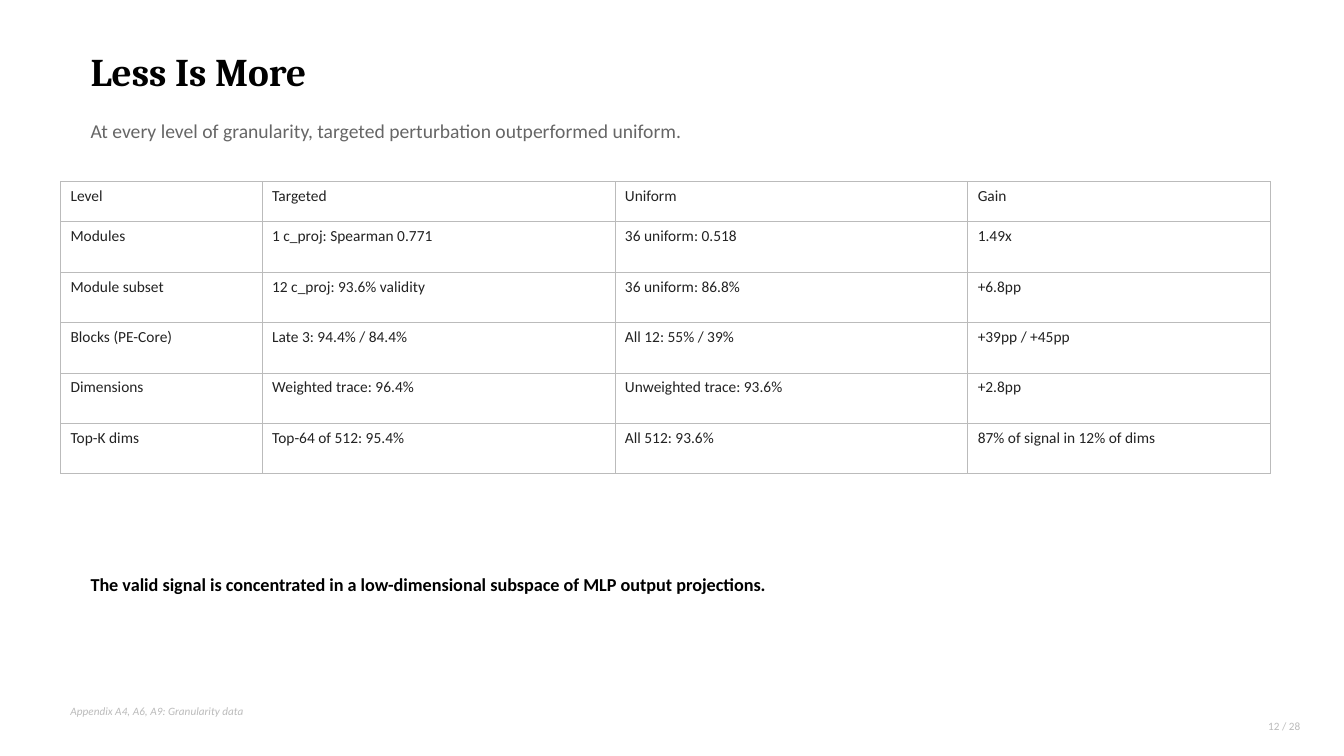
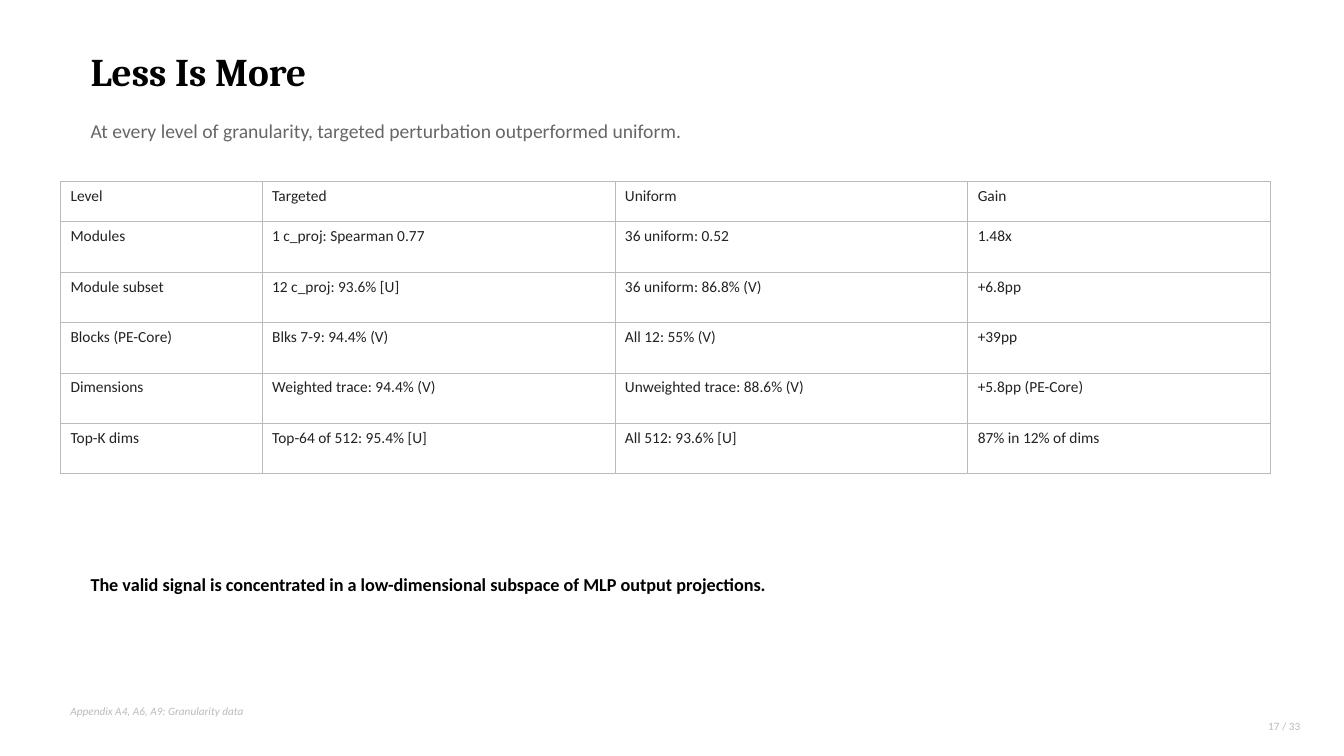
Before and after one commit to fwromano/mcdo-vlm-uncertainty, a slide deck: slide 17 of MC_Dropout_Status_Update.pptx (slide 12 before the commit). Drawn at 1344x756 pixels with LibreOffice and Linux fonts; fonts in the diff are those of the drawing. Boxes give left, top, right and bottom in pixels: in the first picture for what was removed or moved away, otherwise in the second. Text is boxed around its words. In the diff, an @@ line names an element or a change of style, - is before the commit and + after.

```diff
--- a/MC_Dropout_Status_Update.pptx
+++ b/MC_Dropout_Status_Update.pptx
@@ table at (x1=60, y1=181, x2=1270, y2=450) @@
-row 2: Modules | 1 c_proj: Spearman 0.771 | 36 uniform: 0.518 | 1.49x
+row 2: Modules | 1 c_proj: Spearman 0.77 | 36 uniform: 0.52 | 1.48x
-row 3, column 2: 12 c_proj: 93.6% validity
+row 3, column 2: 12 c_proj: 93.6% [U]
-row 3, column 3: 36 uniform: 86.8%
+row 3, column 3: 36 uniform: 86.8% (V)
-row 4: Blocks (PE-Core) | Late 3: 94.4% / 84.4% | All 12: 55% / 39% | +39pp / +45pp
+row 4: Blocks (PE-Core) | Blks 7-9: 94.4% (V) | All 12: 55% (V) | +39pp
-row 5: Dimensions | Weighted trace: 96.4% | Unweighted trace: 93.6% | +2.8pp
+row 5: Dimensions | Weighted trace: 94.4% (V) | Unweighted trace: 88.6% (V) | +5.8pp (PE-Core)
-row 6: Top-K dims | Top-64 of 512: 95.4% | All 512: 93.6% | 87% of signal in 12% of dims
+row 6: Top-K dims | Top-64 of 512: 95.4% [U] | All 512: 93.6% [U] | 87% in 12% of dims
@@ text at (x1=1268, y1=723, x2=1300, y2=730): text changed @@
-12 / 28
+17 / 33
```
Also in this commit, not shown: 24 other slides changed, 8 slides added, 3 slides removed, 9 other files.
